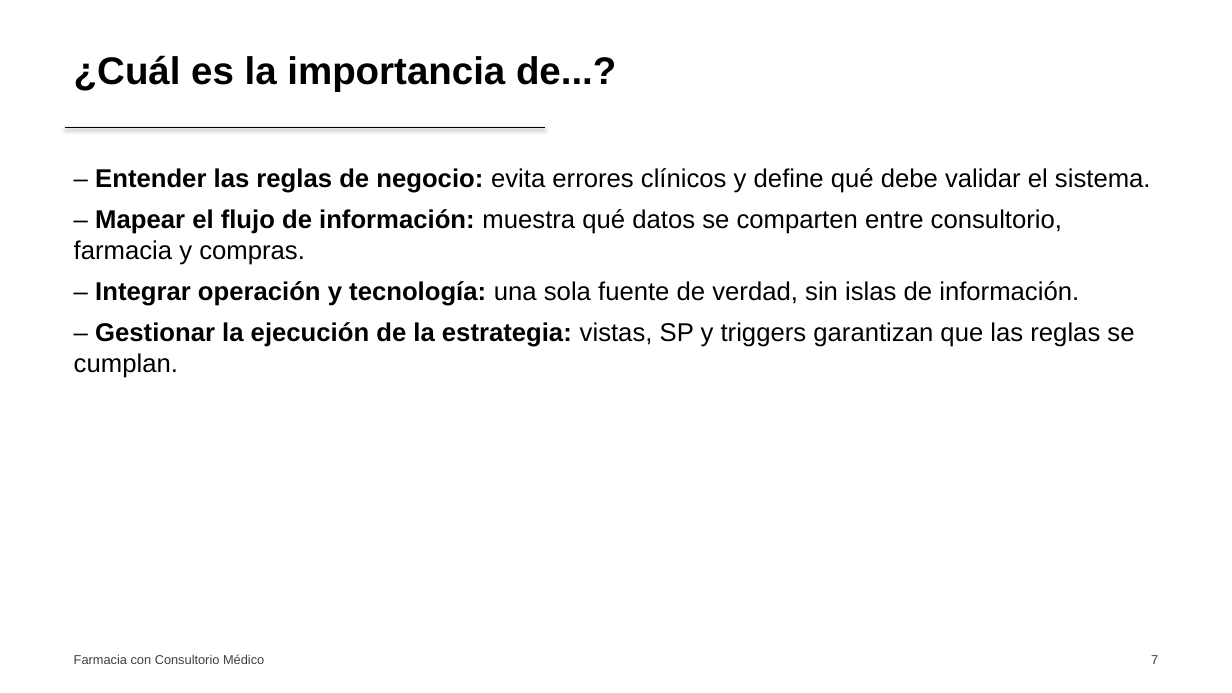
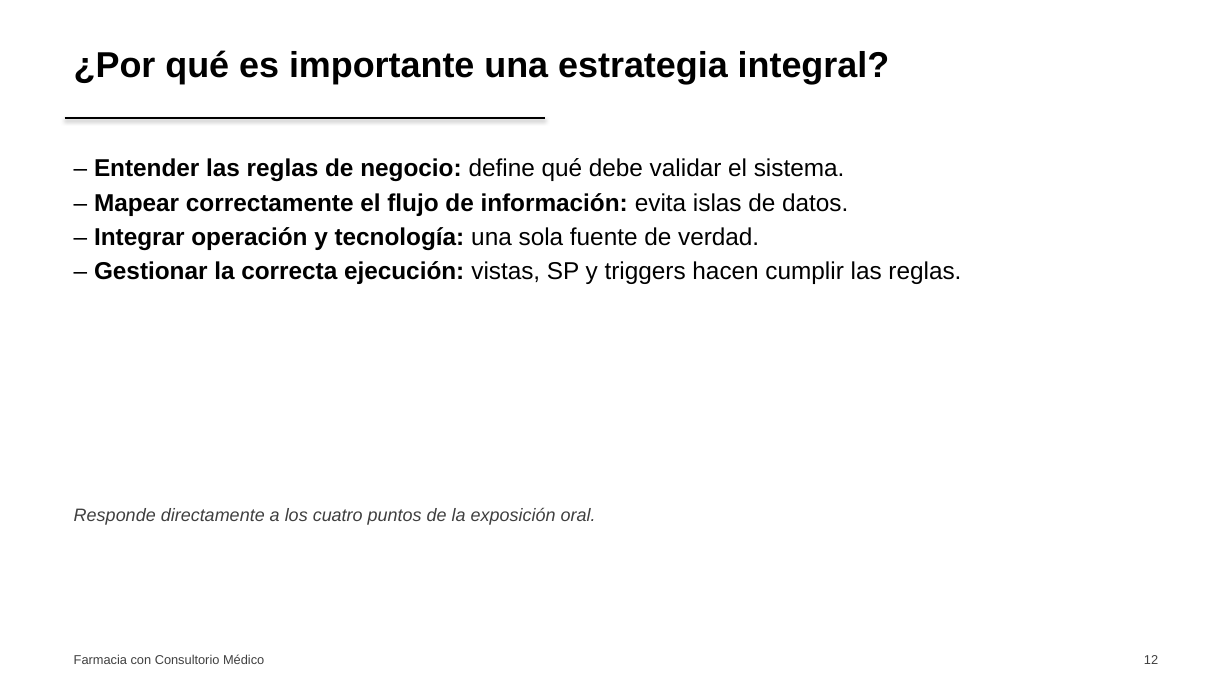
Before and after one commit to riosisraelg/proyecto-final-farmacia, a slide deck: slide 14 of docs/latex/slides/slides.pptx (slide 8 before the commit). Drawn at 1232x693 pixels with LibreOffice and Linux fonts; fonts in the diff are those of the drawing. Boxes give left, top, right and bottom in pixels: in the first picture for what was removed or moved away, otherwise in the second. Text is boxed around its words. In the diff, an @@ line names an element or a change of style, - is before the commit and + after.

Commit message:
feat(slides): reestructura al outline de 15 diapositivas de la exposición oral
- Secuencia: empresa, problemática, impacto, causa raíz, estrategia,
  solución (ER), gestión de datos, automatización, reglas de negocio,
  inventario, integración op/tec, estrategia integral, beneficios, conclusión
- Redacción de problemática, impacto y causa raíz según el caso real
- Portada con Integrantes/Materia/Profesor; evidencias como placeholders
- Mantiene estilo monocromático y logo solo en portada

```diff
--- a/docs/latex/slides/slides.pptx
+++ b/docs/latex/slides/slides.pptx
@@ text removed at bbox=[74, 55, 616, 92] @@
-¿Cuál es la importancia de...?
@@ text added at bbox=[74, 50, 889, 84], 28 pt, text #000000, bold @@
+¿Por qué es importante una estrategia integral?
@@ line moved from (65, 128) - (545, 128) to (65, 118) - (545, 118) @@
@@ text at bbox=[94, 158, 961, 284]: text changed; size 20 to 19 pt; bold on @@
-– Entender las reglas de negocio: evita errores clínicos y define qué debe validar el sistema.
-– Mapear el flujo de información: muestra qué datos se comparten entre consultorio, farmacia y compras.
-– Integrar operación y tecnología: una sola fuente de verdad, sin islas de información.
-– Gestionar la ejecución de la estrategia: vistas, SP y triggers garantizan que las reglas se cumplan.
+– Entender las reglas de negocio: define qué debe validar el sistema.
+– Mapear correctamente el flujo de información: evita islas de datos.
+– Integrar operación y tecnología: una sola fuente de verdad.
+– Gestionar la correcta ejecución: vistas, SP y triggers hacen cumplir las reglas.
@@ text added at bbox=[74, 507, 596, 525], 14 pt, text #404040, italic @@
+Responde directamente a los cuatro puntos de la exposición oral.
@@ text at bbox=[1144, 655, 1158, 664]: text changed @@
-7
+12
```
Also in this commit, not shown: 2 other slides changed, 12 slides added, 13 slides removed, 3 other files.
